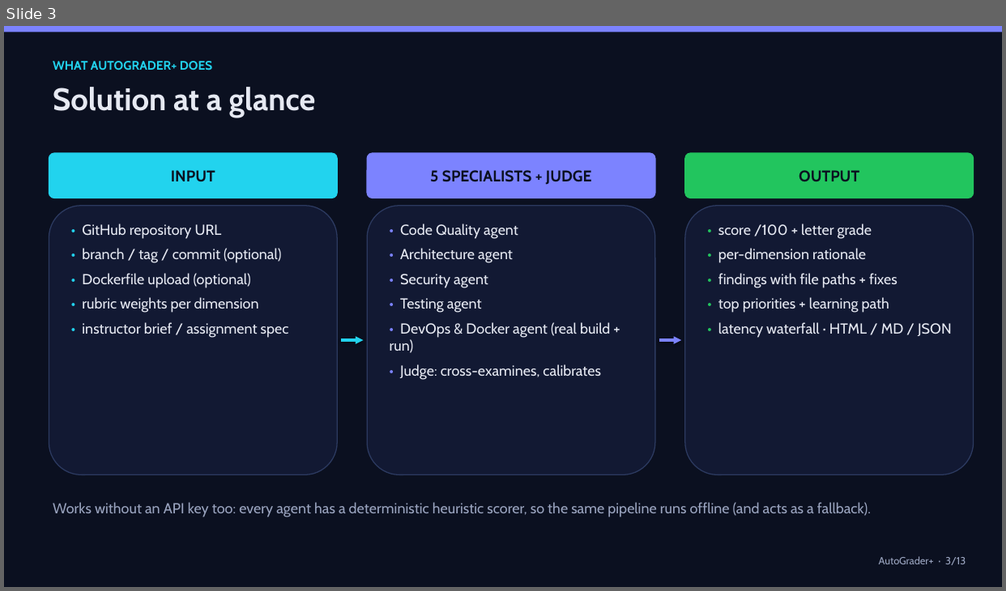
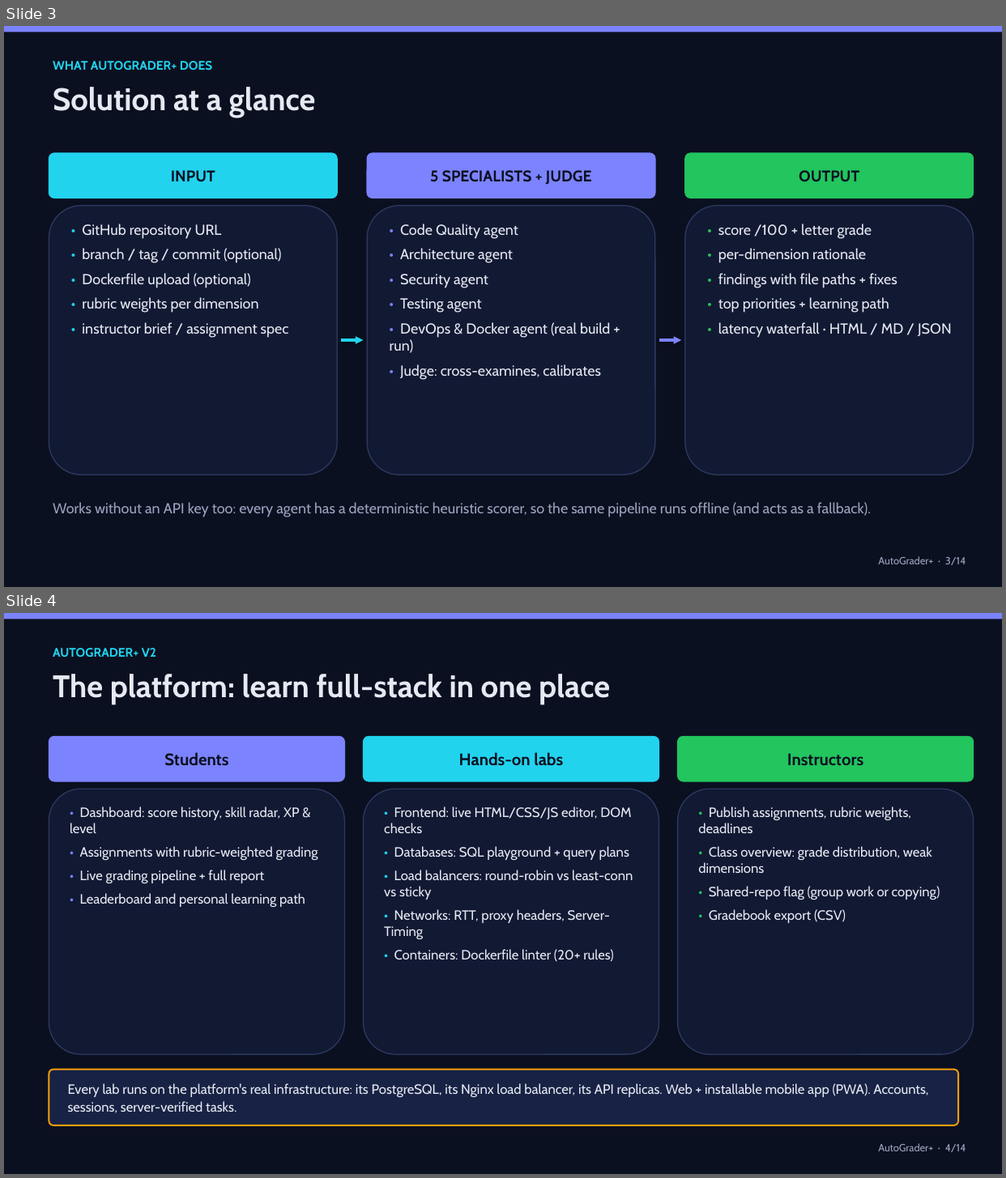
Before and after one commit to roshanraj9136/auto-grader, a slide deck: docs/AutoGrader.pptx. Shown one above the other, each under a label of ours: slide 3 before the commit, slides 3 and 4 after it. The pictures are 1006x591 and 1006x1178 pixels, drawn with LibreOffice and Linux fonts; fonts in the diff are those of the drawing. Boxes give left, top, right and bottom in pixels: in the first picture for what was removed or moved away, otherwise in the second. Text is boxed around its words. In the diff, an @@ line names an element or a change of style, - is before the commit and + after.

Commit message:
AutoGrader+ v2: full-stack learning platform
Turn the multi-agent grader into a learning platform for the course:

- Accounts and sessions (scrypt, HttpOnly cookies, CSRF checks, strict CSP)
- Assignments graded with per-assignment rubric weights and briefs
- Student dashboard, submissions, leaderboard (XP), profile
- Instructor overview, assignment management, CSV gradebook, shared-repo flag
- Hands-on labs: frontend editor, SQL playground, load balancer, network, Dockerfile linter
- SQLite by default, PostgreSQL in compose; replica heartbeats reap orphaned jobs
- docker compose: nginx load balancer (sticky / round-robin / least-conn) -> 3 API replicas -> Postgres
- Reports and live streams restricted to the owner, instructors or the API token
- Installable PWA, responsive layout, Windows launcher (scripts/start.ps1)
- Slide deck: group-project title slide, new platform slide, updated architecture

```diff
--- a/docs/AutoGrader.pptx
+++ b/docs/AutoGrader.pptx
@@ slide 4 added at bbox=[4, 613, 1002, 1174], background #0B1020 @@
@@ rectangle added at bbox=[4, 613, 1002, 619], fill #7C83FF @@
@@ text added at bbox=[53, 648, 156, 657], 12 pt, text #22D3EE, bold @@
+AUTOGRADER+ V2
@@ text added at bbox=[53, 674, 610, 705], 30 pt, text #E6E9F2, bold @@
+The platform: learn full-stack in one place
@@ rounded rectangle added at bbox=[49, 736, 345, 781], fill #7C83FF, outline #7C83FF 1 pt, 16 pt, text #0B1020, bold @@
+Students
@@ rounded rectangle added at bbox=[364, 736, 659, 781], fill #22D3EE, outline #22D3EE 1 pt, 16 pt, text #0B1020, bold @@
+Hands-on labs
@@ rounded rectangle added at bbox=[678, 736, 974, 781], fill #22C55E, outline #22C55E 1 pt, 16 pt, text #0B1020, bold @@
+Instructors
@@ rounded rectangle added at bbox=[49, 789, 345, 1054], fill #121933, outline #2C3A60 1 pt @@
@@ text added at bbox=[70, 807, 318, 907], 13 pt, text #E6E9F2 @@
+• Dashboard: score history, skill radar, XP & level
+• Assignments with rubric-weighted grading
+• Live grading pipeline + full report
+• Leaderboard and personal learning path
@@ rounded rectangle added at bbox=[364, 789, 659, 1054], fill #121933, outline #2C3A60 1 pt @@
@@ text added at bbox=[384, 807, 633, 962], 13 pt, text #E6E9F2 @@
+• Frontend: live HTML/CSS/JS editor, DOM checks
+• Databases: SQL playground + query plans
+• Load balancers: round-robin vs least-conn vs sticky
+• Networks: RTT, proxy headers, Server-Timing
+• Containers: Dockerfile linter (20+ rules)
@@ rounded rectangle added at bbox=[678, 789, 974, 1054], fill #121933, outline #2C3A60 1 pt @@
@@ text added at bbox=[698, 807, 940, 923], 13 pt, text #E6E9F2 @@
+• Publish assignments, rubric weights, deadlines
+• Class overview: grade distribution, weak dimensions
+• Shared-repo flag (group work or copying)
+• Gradebook export (CSV)
@@ rounded rectangle added at bbox=[49, 1070, 958, 1126], fill #182244, outline #F59E0B 1.5 pt @@
@@ text added at bbox=[68, 1084, 928, 1114], 13 pt, text #E6E9F2 @@
+Every lab runs on the platform's real infrastructure: its PostgreSQL, its Nginx load balancer, its API replicas. Web + installable mobile app (PWA). Accounts, sessions, server-verified tasks.
@@ text added at bbox=[878, 1144, 966, 1152], 10 pt, text #9AA4BF @@
+AutoGrader+ · 4/14
@@ slide 3 changed as well @@
@@ text at bbox=[878, 557, 966, 565]: text changed @@
-AutoGrader+ · 3/13
+AutoGrader+ · 3/14
```
Also in this commit, not shown: 12 other slides changed, 39 other files.
